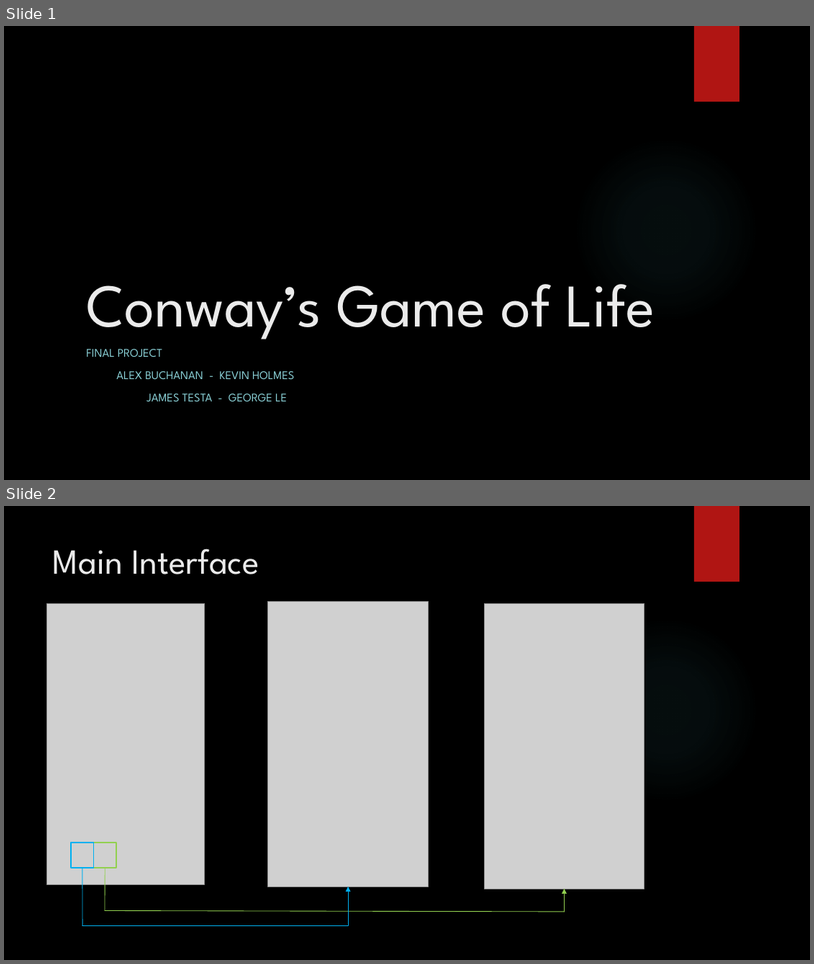
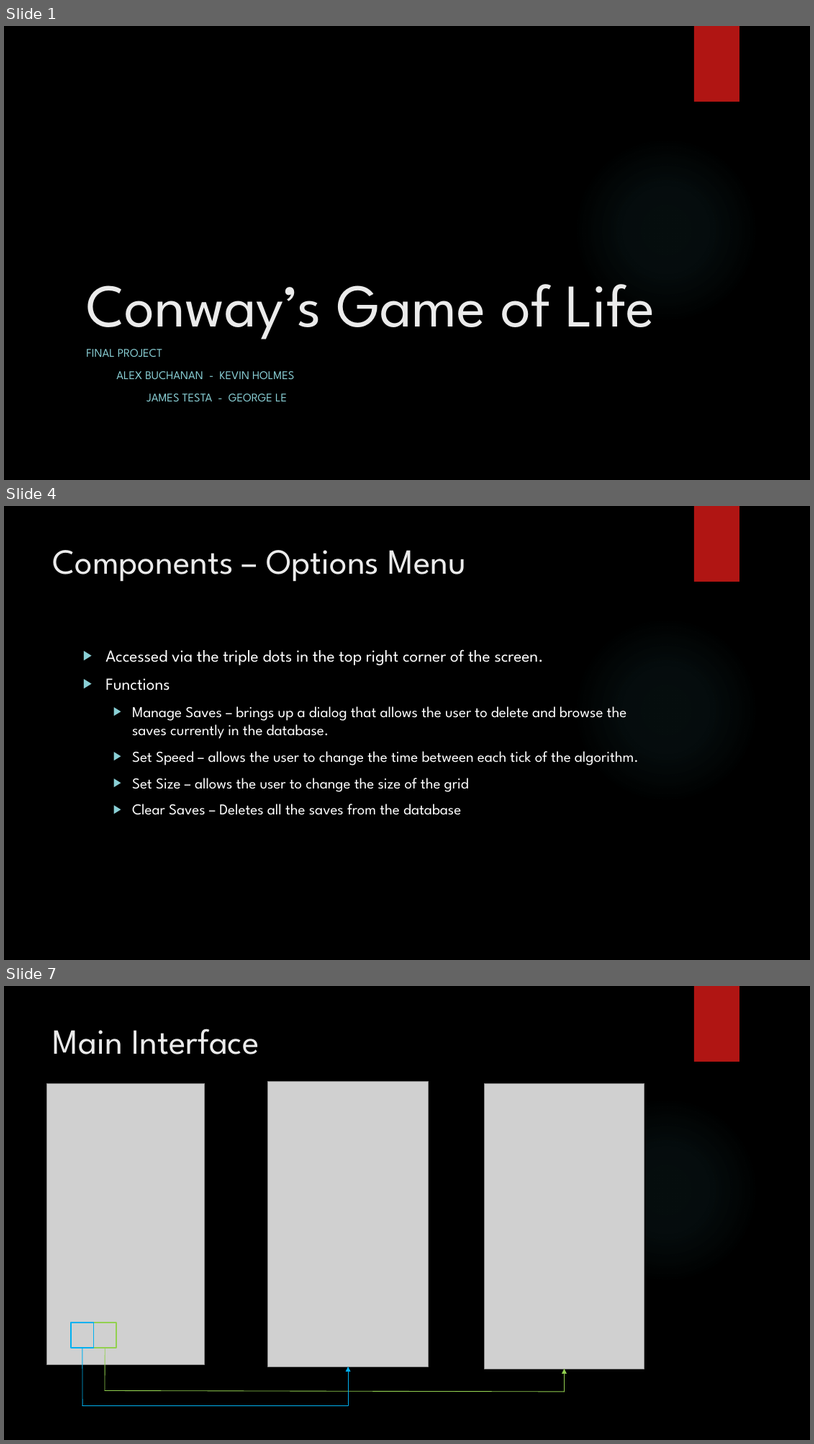
Before and after one commit to Kevoot/GameOfLifeAndroid, a slide deck: progress/week5/Final_Presentation.pptx. Shown one above the other, each under a label of ours: slides 1 and 2 before the commit, slides 1, 4 and 7 after it; the slides between them are not shown. The pictures are 814x964 and 814x1444 pixels, drawn with LibreOffice and Linux fonts; fonts in the diff are those of the drawing; grey boxes stand for pictures; background and template pictures are left out. Boxes give left, top, right and bottom in pixels: in the first picture for what was removed or moved away, otherwise in the second. Text is boxed around its words. In the diff, an @@ line names an element or a change of style, - is before the commit and + after.

```diff
--- a/progress/week5/Final_Presentation.pptx
+++ b/progress/week5/Final_Presentation.pptx
@@ slide 4 added at (4, 506, 810, 960), background picture (left out); not listed: 2 template elements that a slide beside it also shows @@
@@ title added at (53, 550, 467, 582), 42 pt, text #EBEBEB @@
+Components – Options Menu
@@ text added at (106, 649, 639, 815), 18 pt, text #FFFFFF @@
+▶ Accessed via the triple dots in the top right corner of the screen.
+▶ Functions
+  ▶ Manage Saves – brings up a dialog that allows the user to delete and browse the saves currently in the database.
+  ▶ Set Speed – allows the user to change the time between each tick of the algorithm.
+  ▶ Set Size – allows the user to change the size of the grid
+  ▶ Clear Saves – Deletes all the saves from the database
@@ what was slide 2 is now slide 7 @@
```
Also in this commit, not shown: 4 other slides added.
